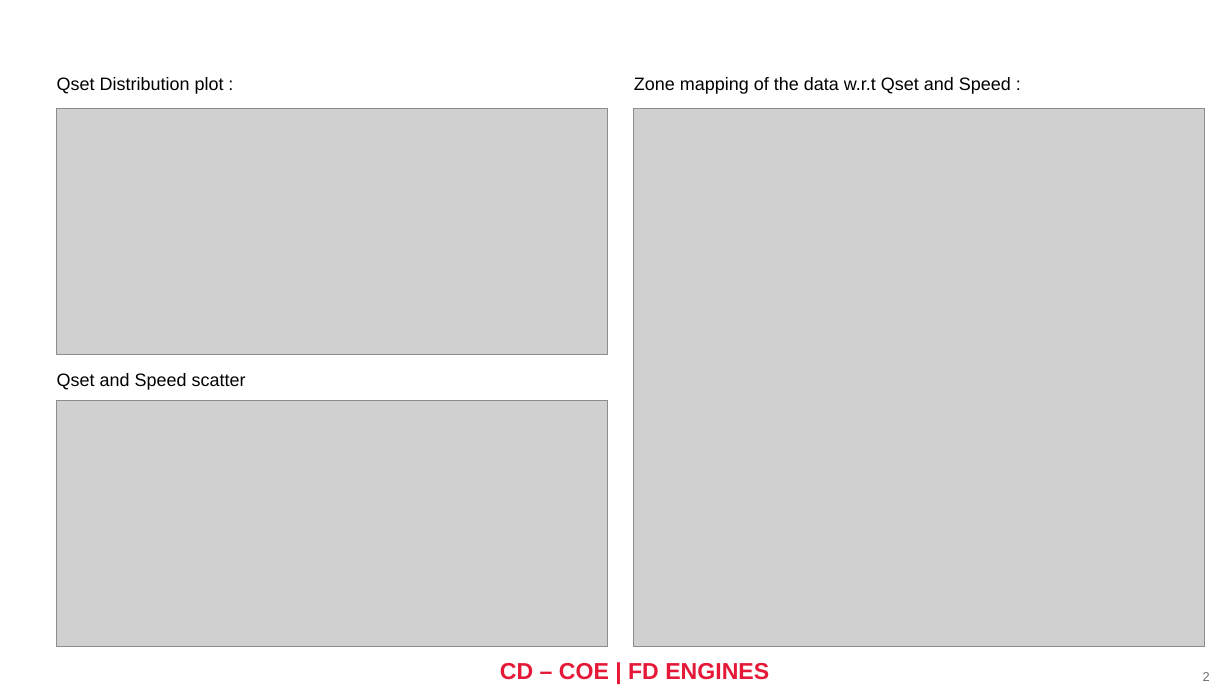
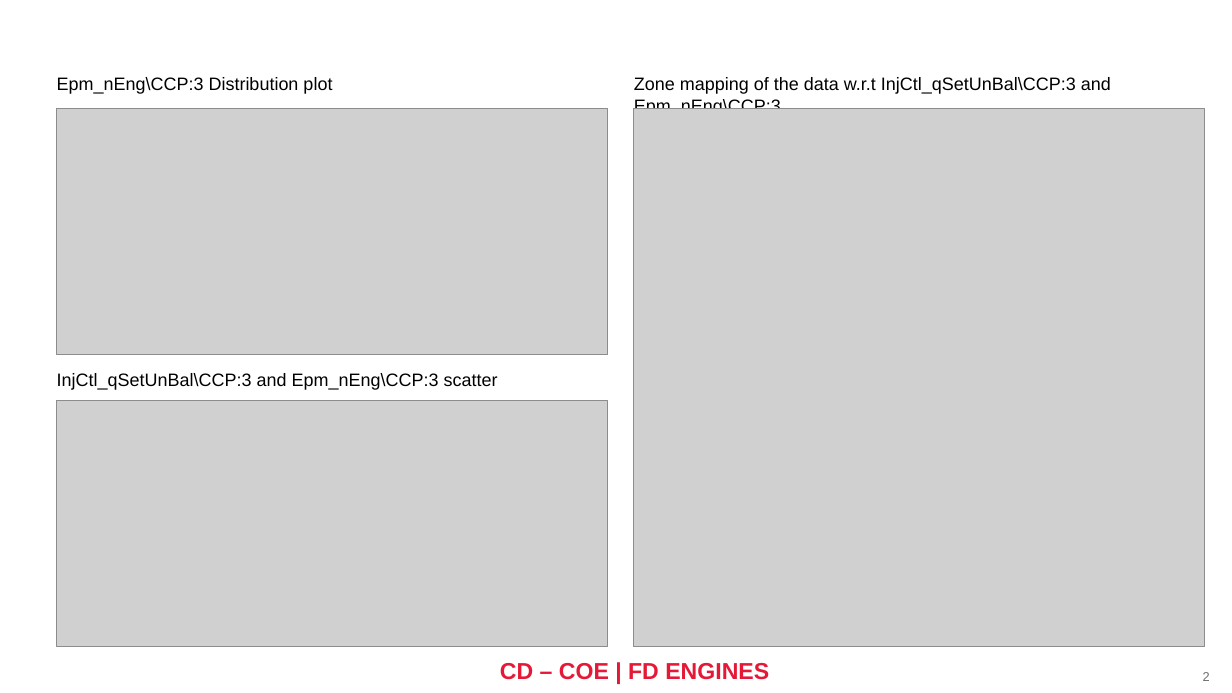
Before and after one commit to shankyholmes/auto-report-generator, a slide deck: slide 2 of Report.pptx. Drawn at 1232x693 pixels with LibreOffice and Linux fonts; fonts in the diff are those of the drawing; grey boxes stand for pictures; background and template pictures are left out. Boxes give left, top, right and bottom in pixels: in the first picture for what was removed or moved away, otherwise in the second. Text is boxed around its words. In the diff, an @@ line names an element or a change of style, - is before the commit and + after.

```diff
--- a/Report.pptx
+++ b/Report.pptx
@@ text at (x1=57, y1=77, x2=332, y2=94): text changed @@
-Qset Distribution plot :
+Epm_nEng\CCP:3 Distribution plot
@@ text at (x1=634, y1=77, x2=1111, y2=109): text changed @@
-Zone mapping of the data w.r.t Qset and Speed :
+Zone mapping of the data w.r.t InjCtl_qSetUnBal\CCP:3 and Epm_nEng\CCP:3
@@ text at (x1=57, y1=373, x2=498, y2=390): text changed @@
-Qset and Speed scatter
+InjCtl_qSetUnBal\CCP:3 and Epm_nEng\CCP:3 scatter
```
Also in this commit, not shown: 1 other slide changed, 6 slides added, 12 other files.
